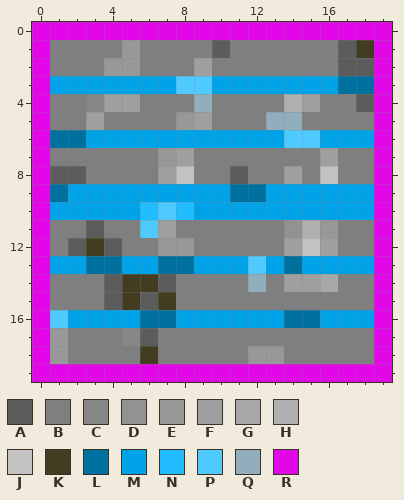
Pixel-art sprite, stored at src/fiuba/algo3/view/resources/images/textures/chispa.png. Above is the file before it was changed.
The file is 20x20 pixels. Colours within 5 levels of each other are drawn and written as one.
Palette (. is transparent): A #5c5c5c  B #7f7f7f  C #878787  D #929292  E #989898  F #9f9f9f  G #a8a8a8  H #b0b0b0  J #c3c3c3  K #423c20  L #00709f  M #00a2e8  N #22bdff  P #4fcaff  Q #91aebd  R #e107e7
Pixels before, first column x 0:
 0 RRRRRRRRRRRRRRRRRRRR
 1 RBBBBEBBBBABBBBBBAKR
 2 RBBBEEBBBFBBBBBBBAAR
 3 RMMMMMMMPPMMMMMMMLLR
 4 RBBCFFBBBQBBBBHFBBAR
 5 RBBFBBBBEFBBBQQBBBBR
 6 RLLMMMMMMMMMMMPPMMMR
 7 RBBBBBBEFBBBBBBBFBBR
 8 RAABBBBFJBBABBFBJBBR
 9 RLMMMMMMMMMLLMMMMMMR
10 RMMMMMNPNMMMMMMMMMMR
11 RBBABBPFBBBBBBDHEBBR
12 RBAKABBEEBBBBBFJFBBR
13 RMMLLMMLLMMMPMLMMMMR
14 RBBBAKKABBBBQBFFGBBR
15 RBBBAKAKBBBBBBBBBBBR
16 RPMMMMLLMMMMMMLLMMMR
17 REBBBCABBBBBBBBBBBBR
18 REBBBBKBBBBBEEBBBBBR
19 RRRRRRRRRRRRRRRRRRRR
Once edited:
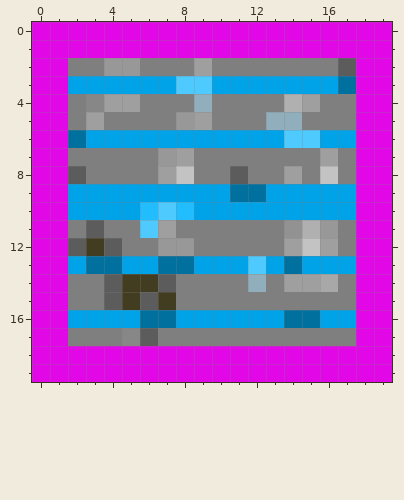
Commit message: Chispa ahora es apta para todo ciego
Changes in this commit:
Changed rows in their new state; - is an unchanged pixel.
first column x 1:
 1 RRRRRRRRRRRRRRRRRR
 2 R----------------R
 3 R----------------R
 4 R----------------R
 5 R----------------R
 6 R----------------R
 7 R----------------R
 8 R----------------R
 9 R----------------R
10 R----------------R
11 R----------------R
12 R----------------R
13 R----------------R
14 R----------------R
15 R----------------R
16 R----------------R
17 R----------------R
18 RRRRRRRRRRRRRRRRRR
Where, in picture pixels (left, top, right, bottom), the same in both pictures:
changed: (50, 40, 374, 364)
